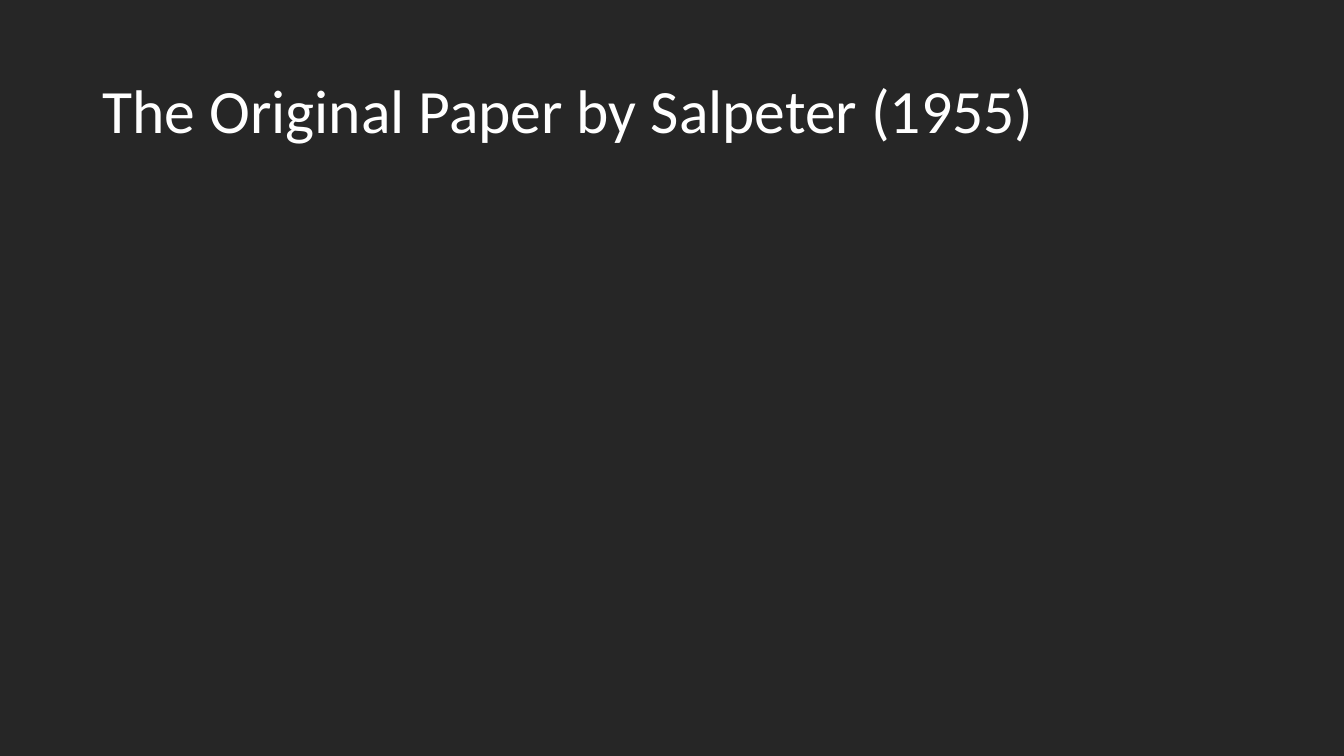
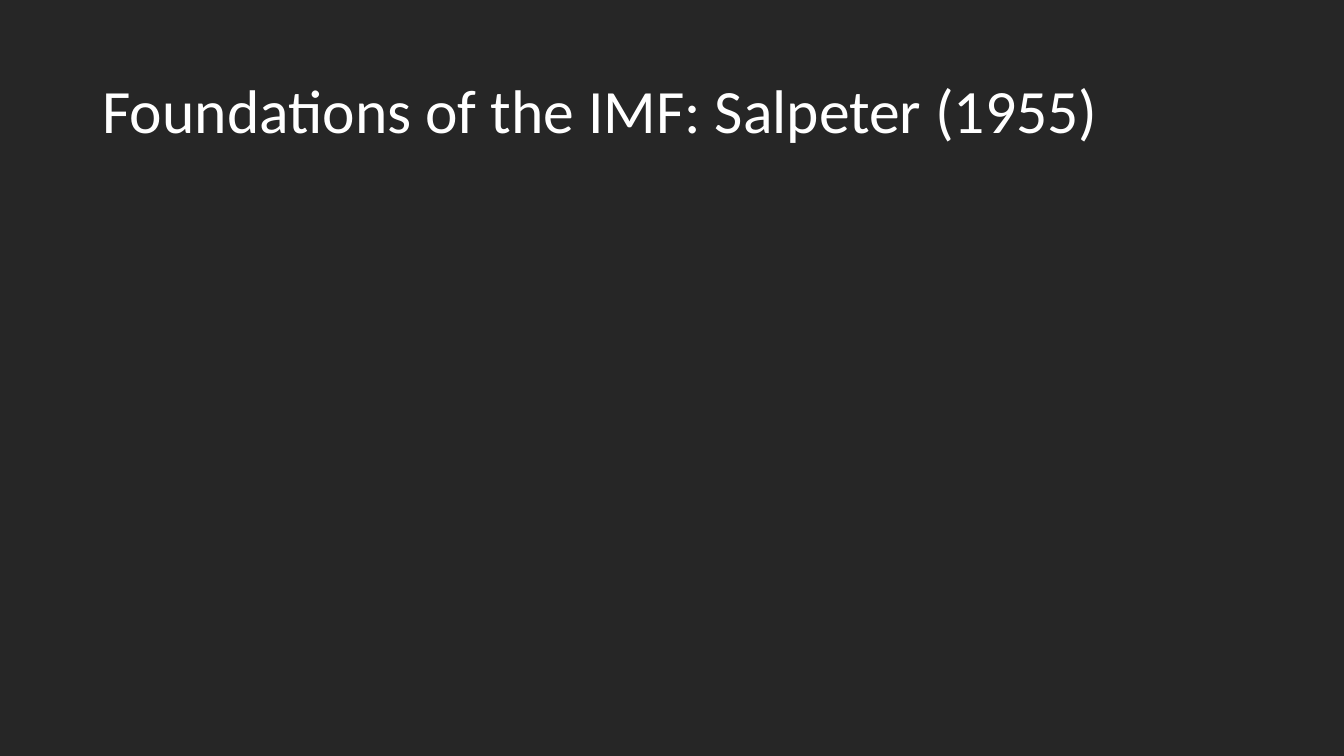
Before and after one commit to laxm7/sta_project, a slide deck: slide 3 of imf_intro_chiara_felix_laxman.pptx. Drawn at 1344x756 pixels with LibreOffice and Linux fonts; fonts in the diff are those of the drawing; grey boxes stand for pictures. Boxes give left, top, right and bottom in pixels: in the first picture for what was removed or moved away, otherwise in the second. Text is boxed around its words. In the diff, an @@ line names an element or a change of style, - is before the commit and + after.

```diff
--- a/imf_intro_chiara_felix_laxman.pptx
+++ b/imf_intro_chiara_felix_laxman.pptx
@@ title at (x1=102, y1=88, x2=1097, y2=143): text changed @@
-The Original Paper by Salpeter (1955)
+Foundations of the IMF: Salpeter (1955)
```
Also in this commit, not shown: 3 other slides changed, 1 slide added, 1 slide removed.
